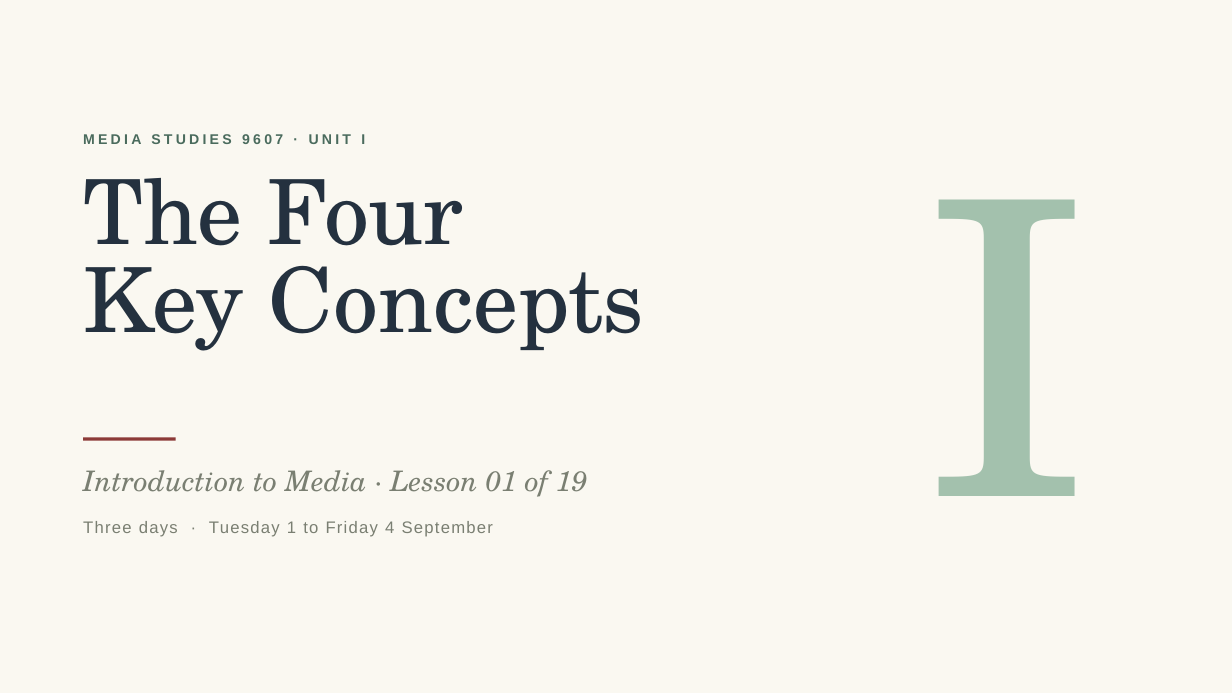
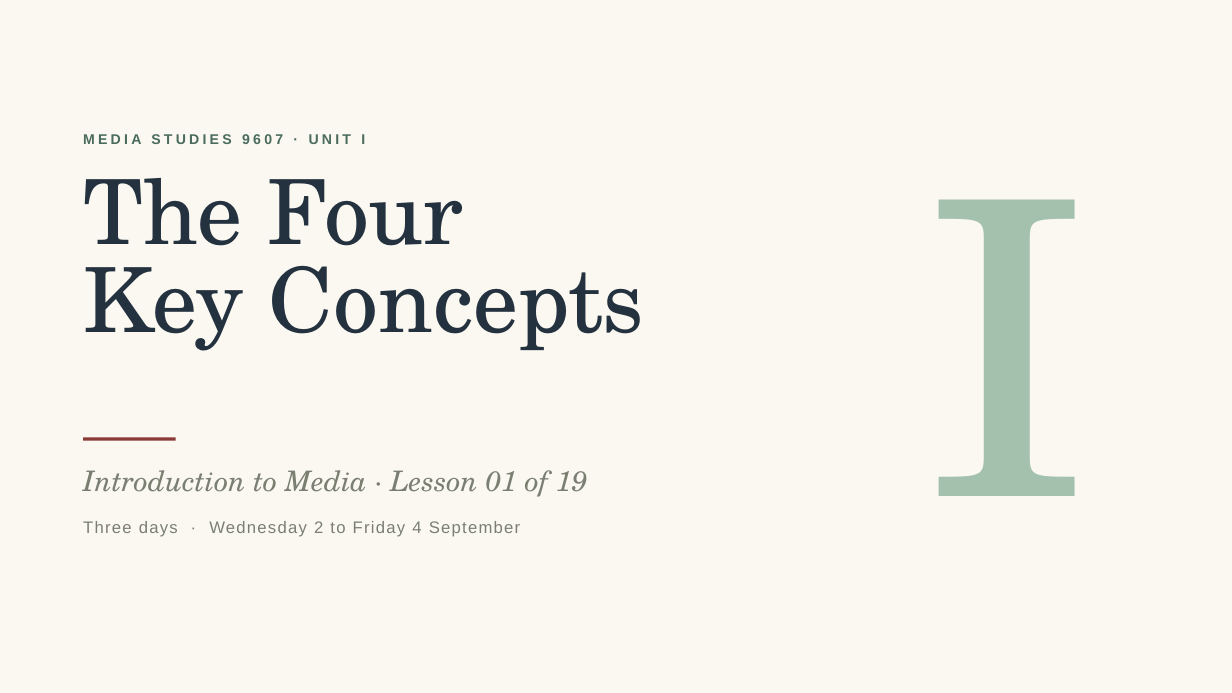
Before and after one commit to ohwowgreat/courses-site, a slide deck: slide 1 of content/decks/media-studies/media-studies-s1-lesson-01-the-four-key-concepts.pptx. Drawn at 1232x693 pixels with LibreOffice and Linux fonts; fonts in the diff are those of the drawing. Boxes give left, top, right and bottom in pixels: in the first picture for what was removed or moved away, otherwise in the second. Text is boxed around its words. In the diff, an @@ line names an element or a change of style, - is before the commit and + after.

```diff
--- a/content/decks/media-studies/media-studies-s1-lesson-01-the-four-key-concepts.pptx
+++ b/content/decks/media-studies/media-studies-s1-lesson-01-the-four-key-concepts.pptx
@@ text at [83, 521, 520, 537]: text changed @@
-Three days · Tuesday 1 to Friday 4 September
+Three days · Wednesday 2 to Friday 4 September
```
Also in this commit, not shown: 1 other slide changed, 18 other files.
